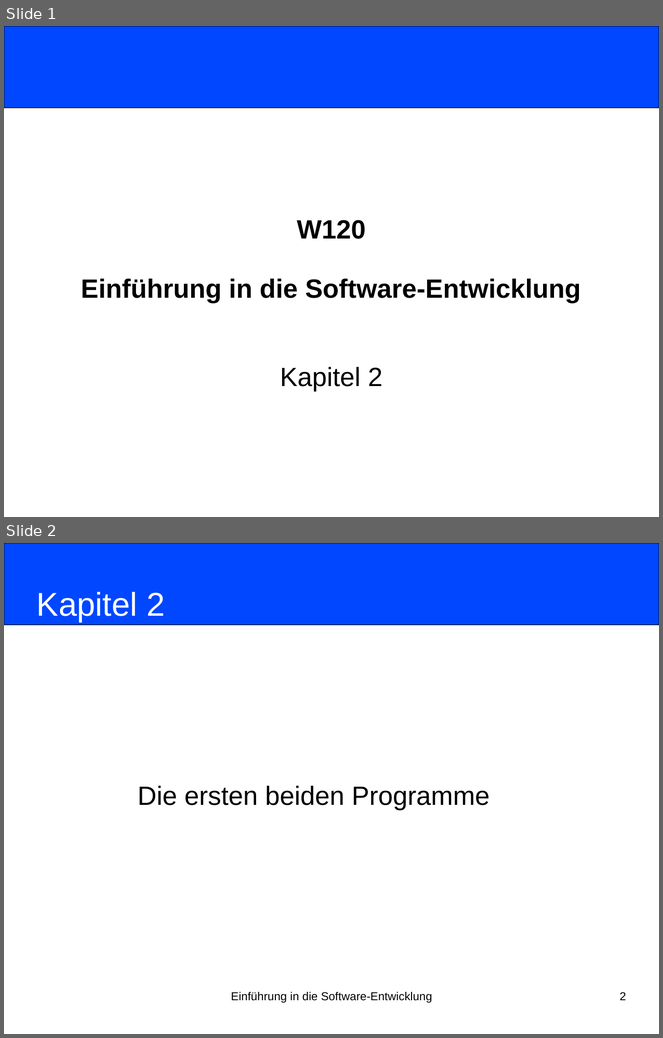
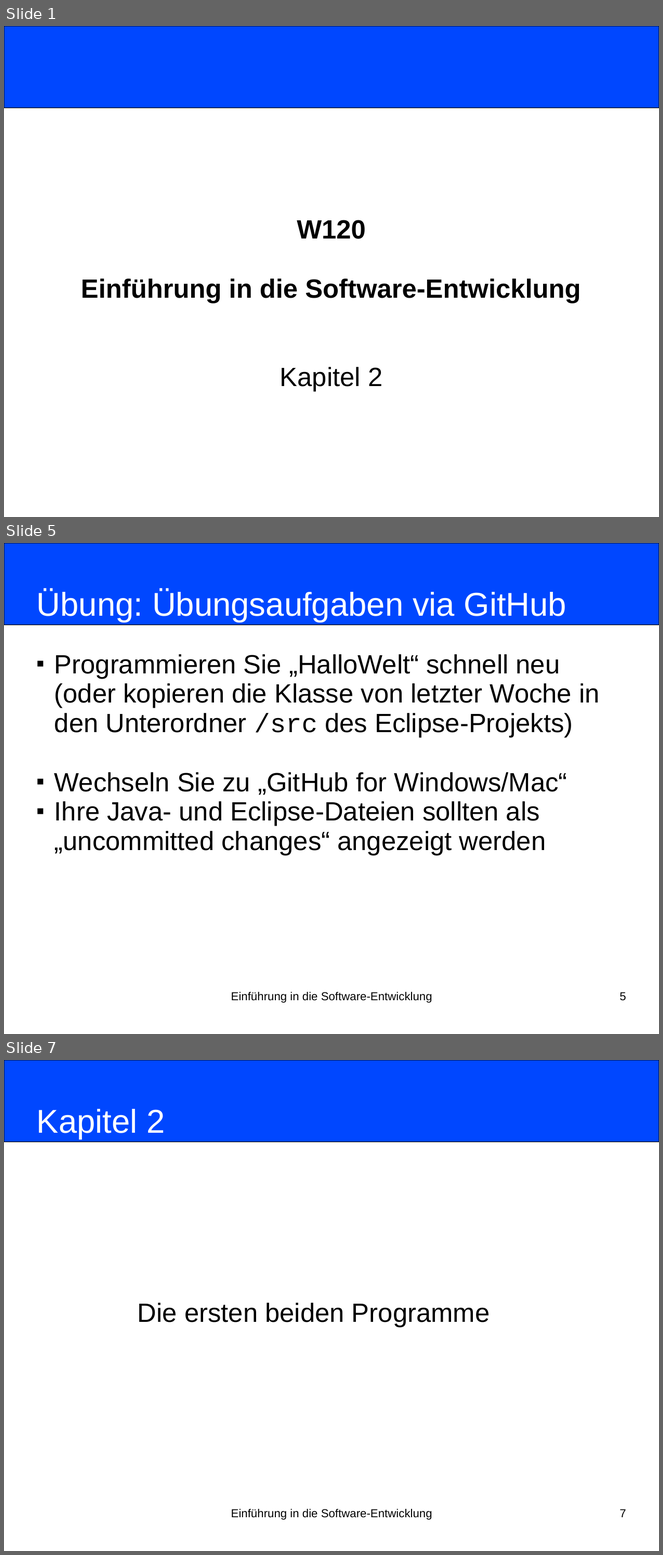
Before and after one commit to nordakademie-einfuehrung-java/vorlesungsskript, a slide deck: folien/Semester_03_Termin_02_Kapitel02.ppt. Shown one above the other, each under a label of ours: slides 1 and 2 before the commit, slides 1, 5 and 7 after it; the slides between them are not shown. The pictures are 663x1038 and 663x1555 pixels, drawn with LibreOffice and Linux fonts; fonts in the diff are those of the drawing. Boxes give left, top, right and bottom in pixels: in the first picture for what was removed or moved away, otherwise in the second. Text is boxed around its words. In the diff, an @@ line names an element or a change of style, - is before the commit and + after.

```diff
--- a/folien/Semester_03_Termin_02_Kapitel02.ppt
+++ b/folien/Semester_03_Termin_02_Kapitel02.ppt
@@ slide 5 added at <box>4,543,659,1034</box>, background #FFFFFF @@
@@ rounded rectangle added at <box>4,543,659,625</box>, fill #0047FF, outline #000000 0.74 pt @@
@@ title added at <box>37,590,567,622</box>, 40 pt, text #FFFFFF @@
+Übung: Übungsaufgaben via GitHub
@@ subtitle added at <box>54,654,600,856</box>, 32 pt, text #000000 @@
+■ Programmieren Sie „HalloWelt“ schnell neu (oder kopieren die Klasse von letzter Woche in den Unterordner /src des Eclipse-Projekts)
+■ Wechseln Sie zu „GitHub for Windows/Mac“
+■ Ihre Java- und Eclipse-Dateien sollten als „uncommitted changes“ angezeigt werden
@@ text added at <box>231,992,432,1003</box>, 14 pt, text #000000 @@
+Einführung in die Software-Entwicklung
@@ page number added at <box>620,992,626,1001</box>, 14 pt, text #000000 @@
+5
@@ what was slide 2 is now slide 7 @@
@@ page number at <box>620,1509,626,1518</box>: text changed @@
-2
+7
```
Also in this commit, not shown: 4 other slides added, 4 other files.
